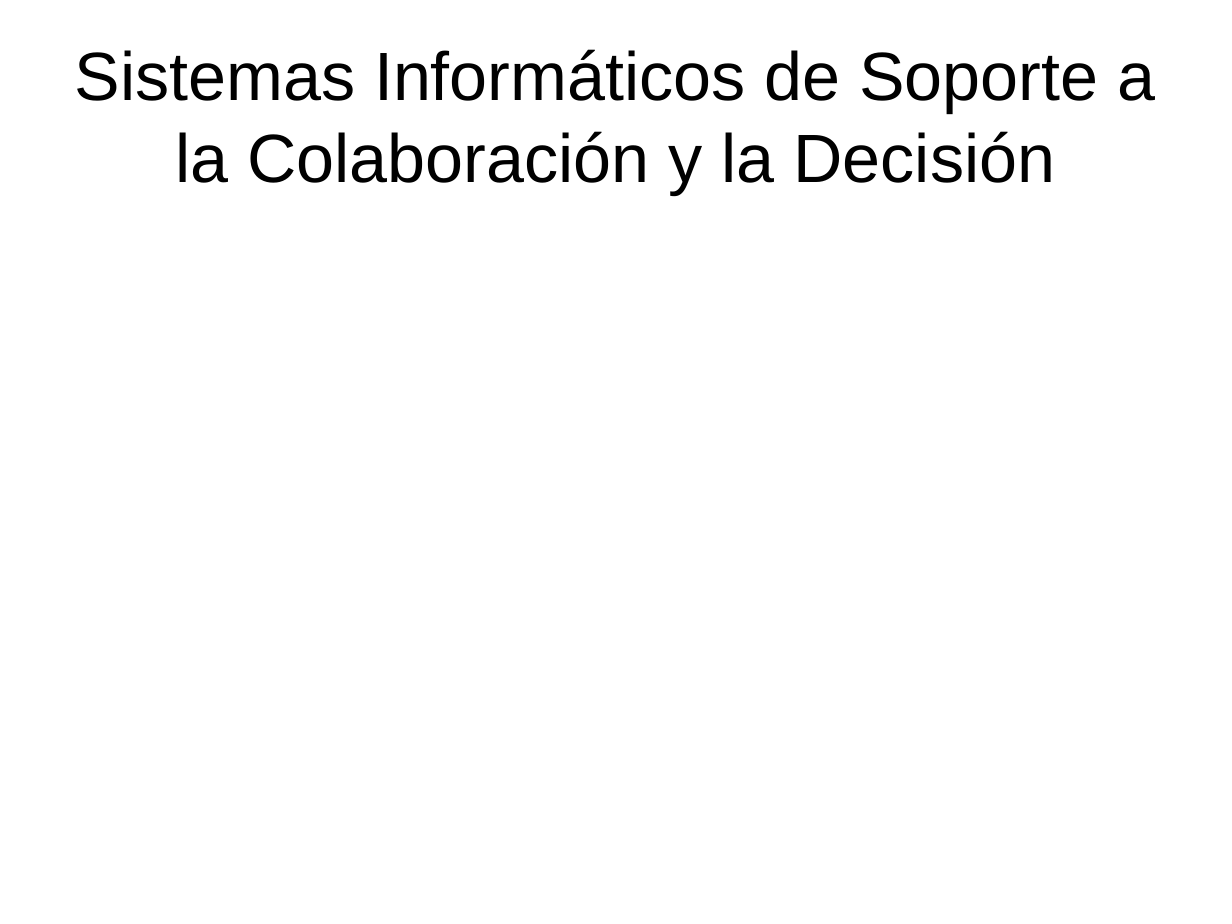
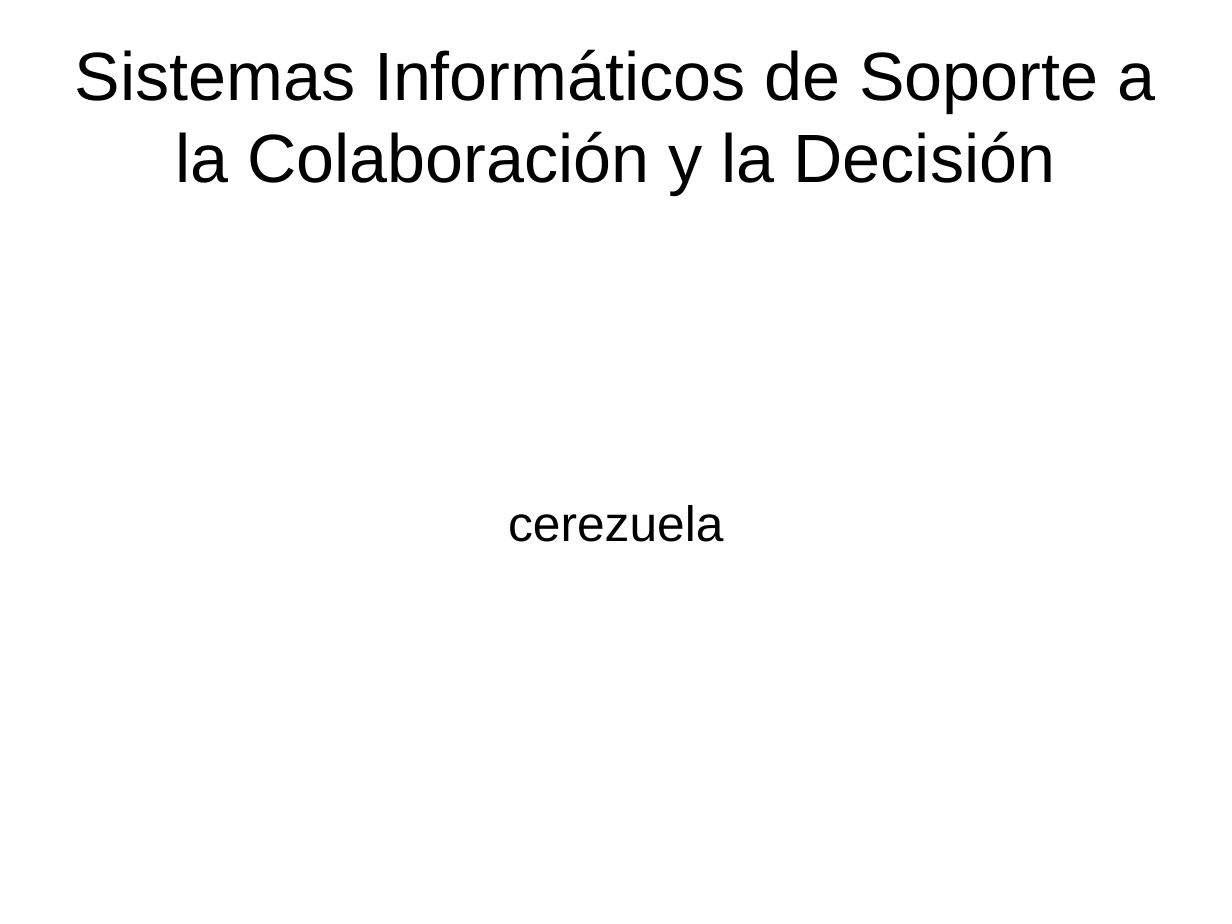
Before and after one commit to cerezuela-siscd/siscd-cerezuela, a slide deck: slide 1 of presentacion-open-office.odp. Drawn at 1232x924 pixels with LibreOffice and Linux fonts; fonts in the diff are those of the drawing. Boxes give left, top, right and bottom in pixels: in the first picture for what was removed or moved away, otherwise in the second. Text is boxed around its words. In the diff, an @@ line names an element or a change of style, - is before the commit and + after.

```diff
--- a/presentacion-open-office.odp
+++ b/presentacion-open-office.odp
@@ subtitle added at <box>508,505,723,542</box>, 32 pt, text #000000 @@
+cerezuela
```
Also in this commit, not shown: 2 other files.
